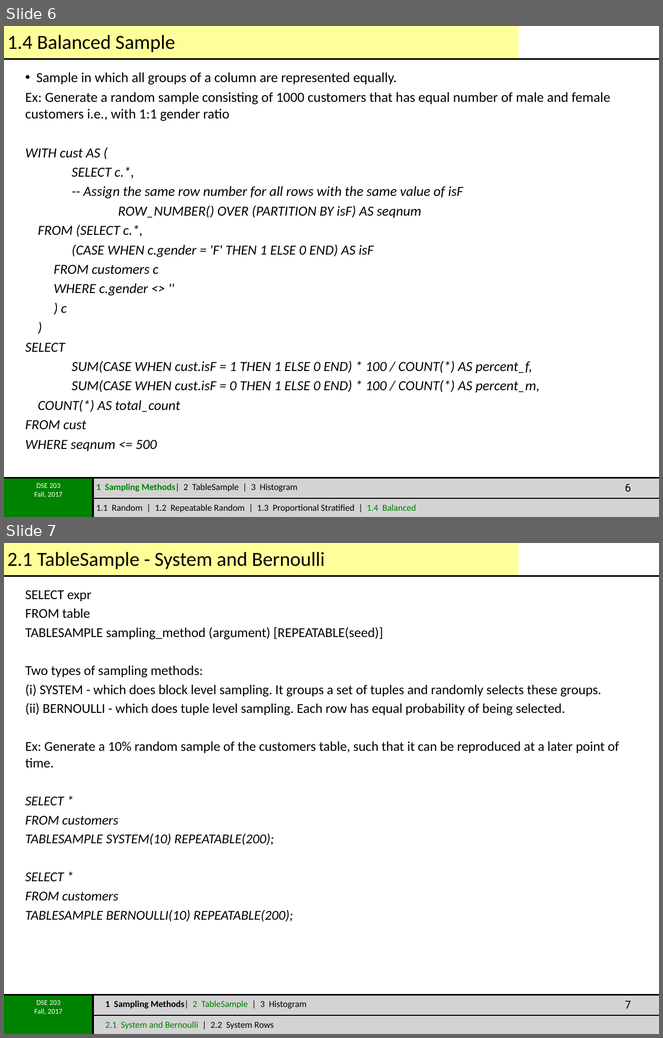
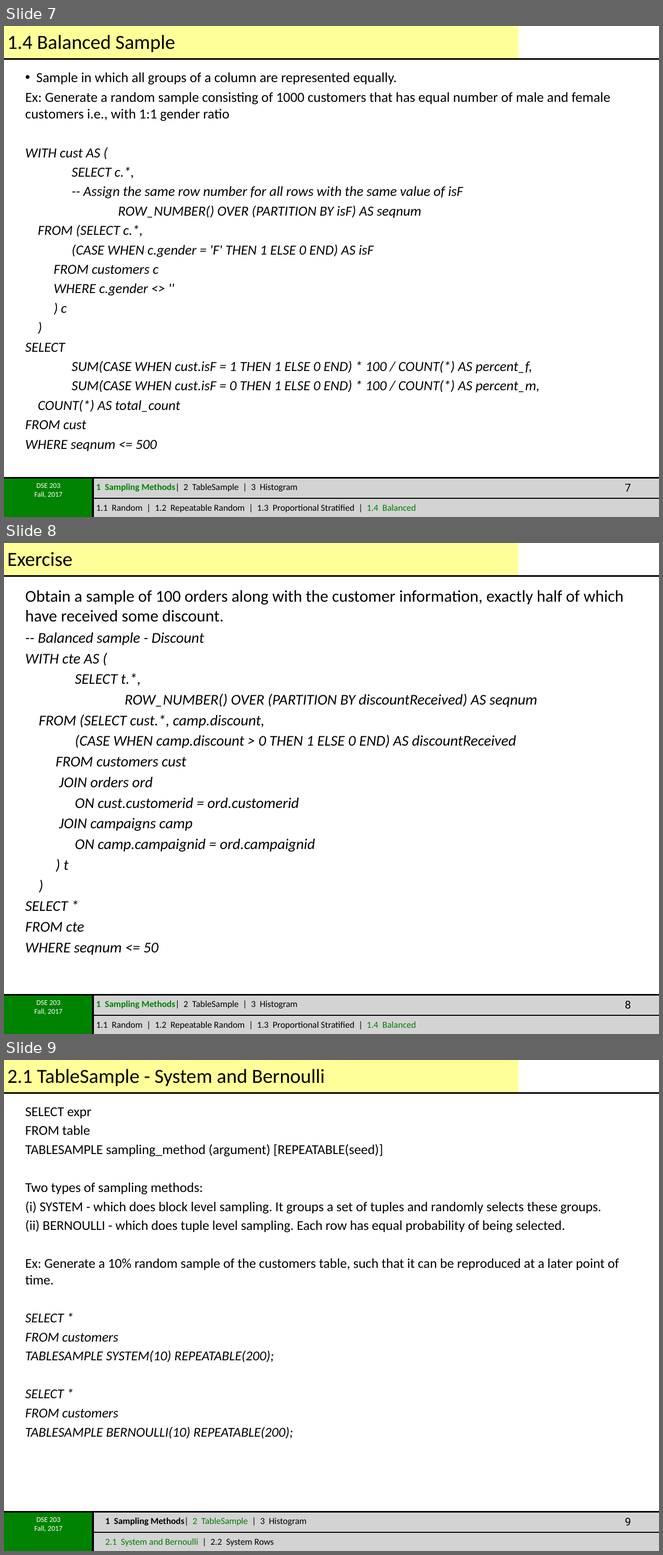
Before and after one commit to afcarl/2017FA-DSE203, a slide deck: Lectures/Lecture_1/HandsOn/BasicSQLForAnalytics.pptx. Shown one above the other, each under a label of ours: slides 6 and 7 before the commit, slides 7, 8 and 9 after it. The pictures are 663x1038 and 663x1555 pixels, drawn with LibreOffice and Linux fonts; fonts in the diff are those of the drawing; background and template pictures are left out. Boxes give left, top, right and bottom in pixels: in the first picture for what was removed or moved away, otherwise in the second. Text is boxed around its words. In the diff, an @@ line names an element or a change of style, - is before the commit and + after.

Commit message:
SQL for analytics - exercises with solutions

```diff
--- a/Lectures/Lecture_1/HandsOn/BasicSQLForAnalytics.pptx
+++ b/Lectures/Lecture_1/HandsOn/BasicSQLForAnalytics.pptx
@@ slide 8 added at box(4, 543, 659, 1034), background #FFFFFF; not listed: 10 template elements that a slide beside it also shows @@
@@ title added at box(7, 552, 72, 566), 22 pt, text #000000 @@
+Exercise
@@ text added at box(25, 590, 624, 955), 16.4 pt, text #000000, italic @@
+Obtain a sample of 100 orders along with the customer information, exactly half of which have received some discount.
+-- Balanced sample - Discount
+WITH cte AS (
+SELECT t.*,
+ROW_NUMBER() OVER (PARTITION BY discountReceived) AS seqnum
+FROM (SELECT cust.*, camp.discount,
+(CASE WHEN camp.discount > 0 THEN 1 ELSE 0 END) AS discountReceived
+FROM customers cust
+JOIN orders ord
+ON cust.customerid = ord.customerid
+JOIN campaigns camp
+ON camp.campaignid = ord.campaignid
+) t
+)
+SELECT *
+FROM cte
+WHERE seqnum <= 50
@@ page number added at box(625, 1001, 631, 1009), 12 pt, text #000000 @@
+8
@@ what was slide 6 is now slide 7 @@
@@ page number at box(625, 484, 631, 492): text changed @@
-6
+7
@@ what was slide 7 is now slide 9 @@
@@ page number at box(625, 1518, 631, 1526): text changed @@
-7
+9
```
Also in this commit, not shown: 1 slide changed, 4 other slides added.
